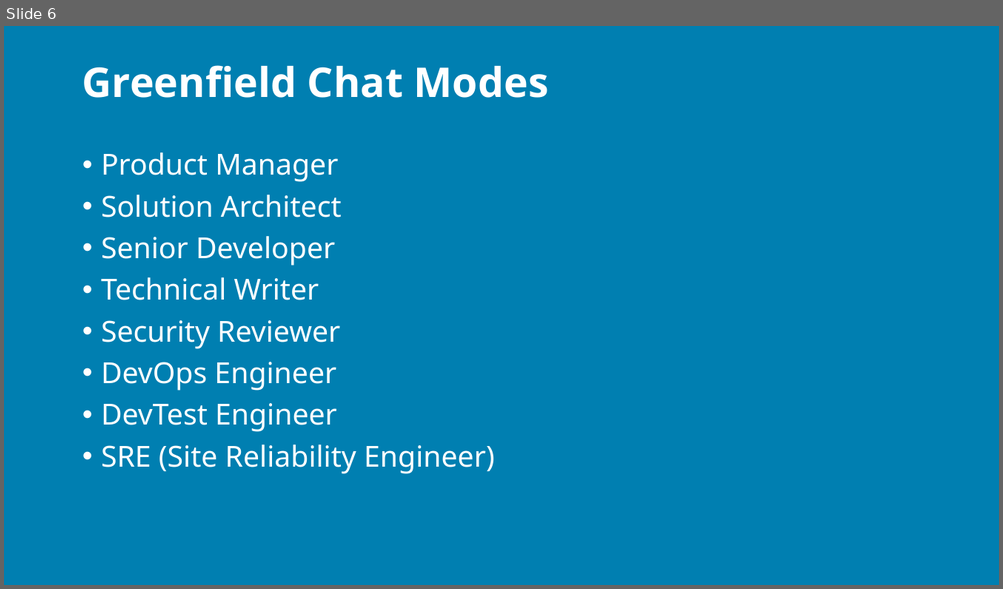
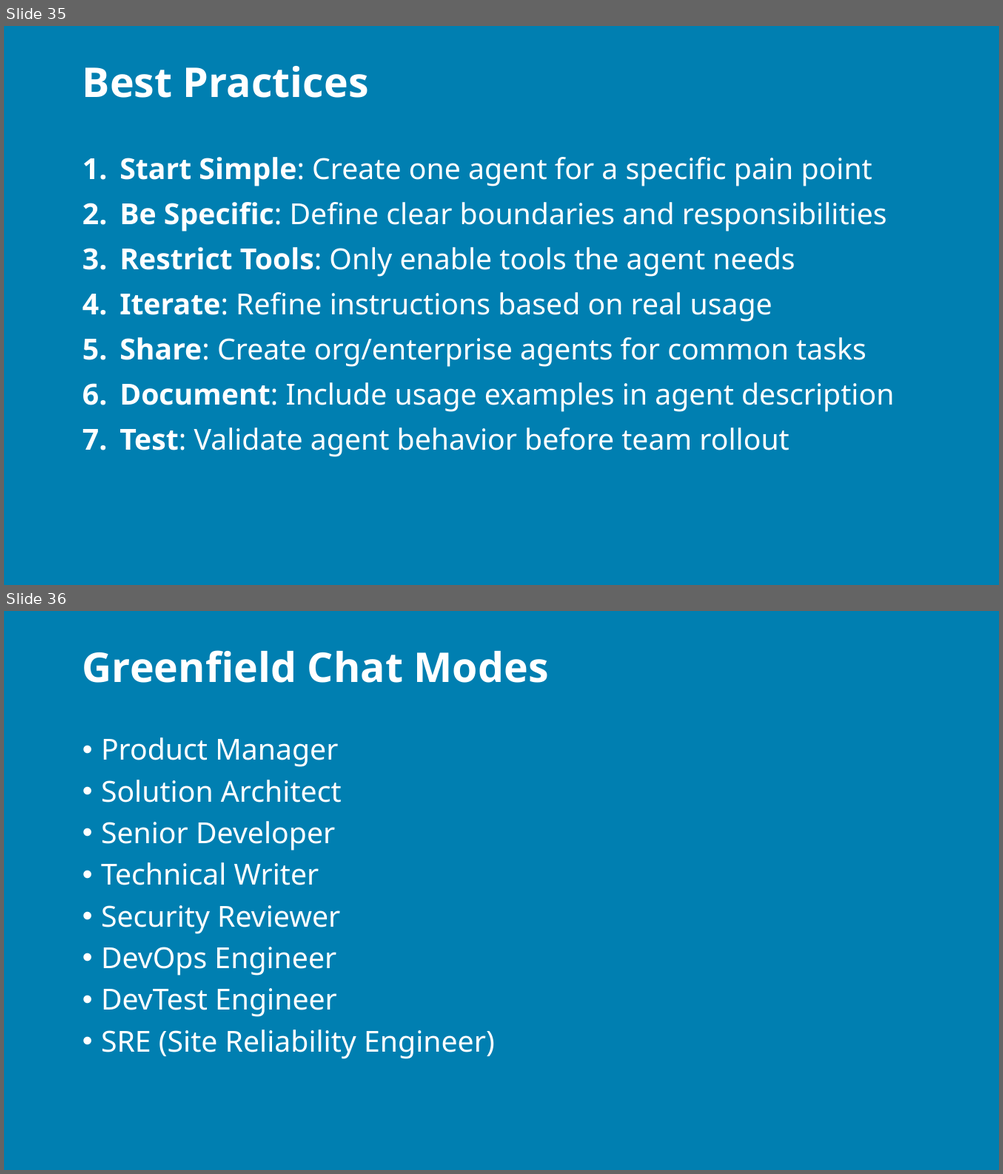
Before and after one commit to j0hnnymiller/AI-Assisted-Software-Development, a slide deck: Slides/AIASD-Greenfield-slides.pptx. Shown one above the other, each under a label of ours: slide 6 before the commit, slides 35 and 36 after it. The pictures are 1003x589 and 1003x1174 pixels, drawn with LibreOffice and Linux fonts; fonts in the diff are those of the drawing; background and template pictures are left out. Boxes give left, top, right and bottom in pixels: in the first picture for what was removed or moved away, otherwise in the second. Text is boxed around its words. In the diff, an @@ line names an element or a change of style, - is before the commit and + after.

```diff
--- a/Slides/AIASD-Greenfield-slides.pptx
+++ b/Slides/AIASD-Greenfield-slides.pptx
@@ slide 35 added at <box>4,26,999,585</box>, background picture (left out) @@
@@ title added at <box>82,66,369,98</box>, 29.7 pt, text #FFFFFF, bold @@
+Best Practices
@@ text added at <box>119,157,893,457</box>, 21 pt, text #FFFFFF @@
+1. Start Simple: Create one agent for a specific pain point
+2. Be Specific: Define clear boundaries and responsibilities
+3. Restrict Tools: Only enable tools the agent needs
+4. Iterate: Refine instructions based on real usage
+5. Share: Create org/enterprise agents for common tasks
+6. Document: Include usage examples in agent description
+7. Test: Validate agent behavior before team rollout
@@ what was slide 6 is now slide 36 @@
```
Also in this commit, not shown: 5 slides changed, 32 other slides added, 1 slide removed.
